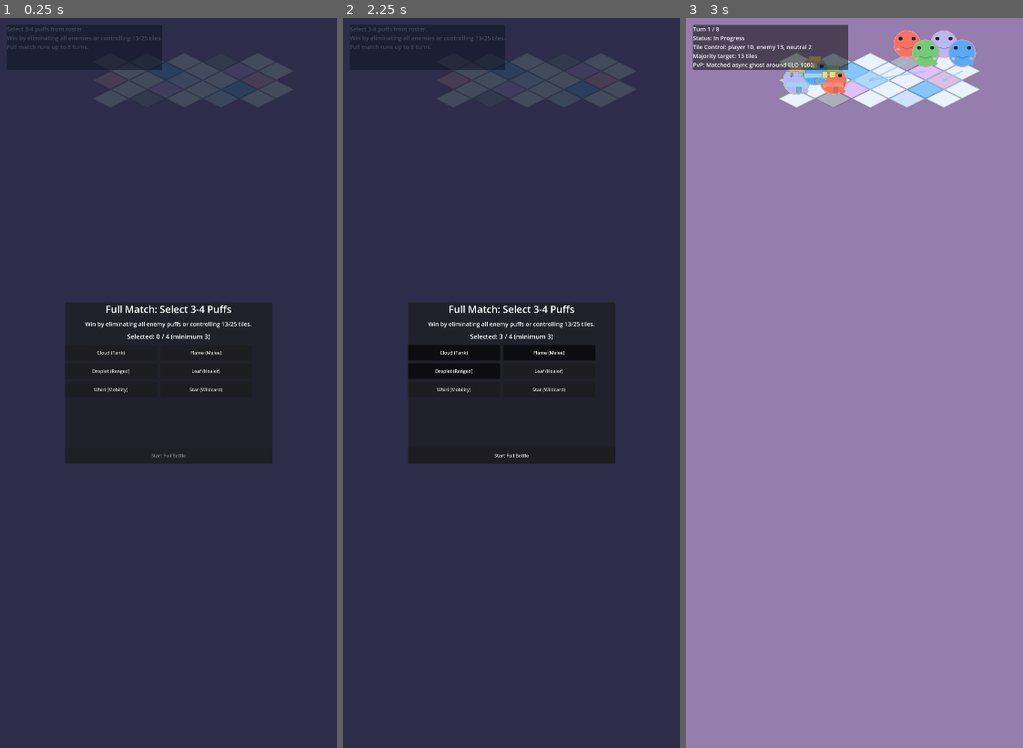
Above: before the commit, frames 1-3 (left to right).
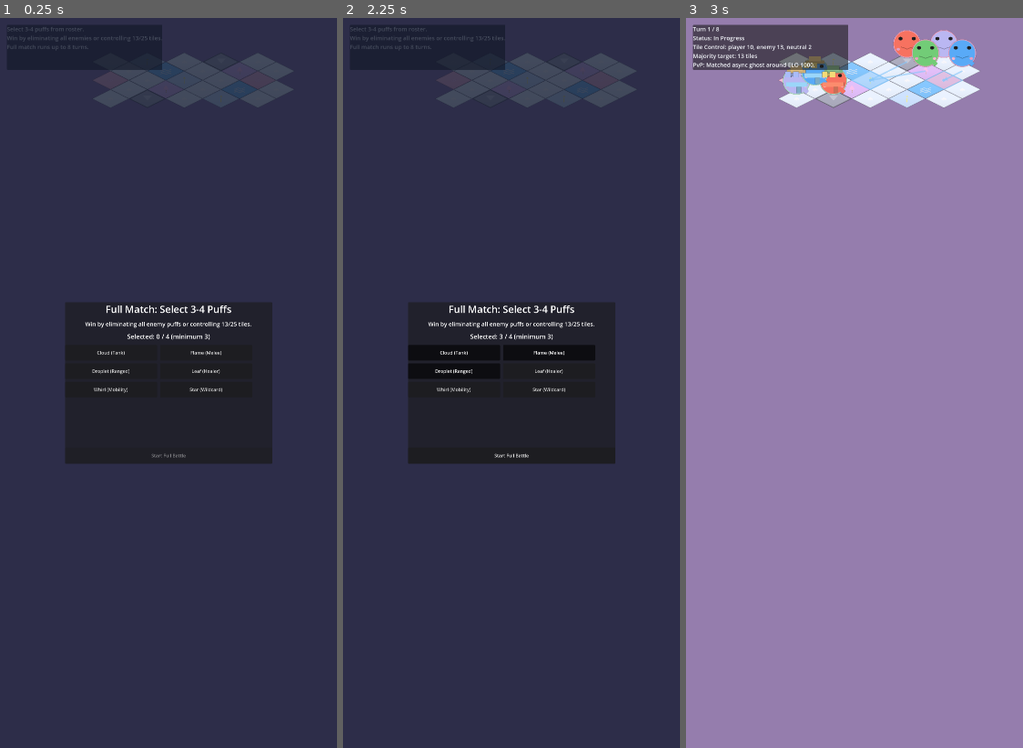
Above: after the commit, the same moments.

Repository: fivestar1103/puff-tactics
Game: Godot game, scene res://src/scenes/battle/FullBattle.tscn
Two runs of this game, one before a commit and one after it. Both use one fixed random seed, a clock stepped at 60 frames per second and the inputs below. This scene is started directly instead of the project's main scene.
Inputs:
- Up to frame 1 (0.25 s): no input
- Up to frame 2 (2.25 s): click "Cloud (Tank)" at 0.5 s; click "Flame (Melee)" at 1.25 s; click "Droplet (Ranged)" at 2 s
- Up to frame 3 (3 s): click "Start Full Battle" at 2.75 s

The runs differ from the first frame. In frame 1, less than 0.1% of the frame differs, in the area x 54-66%, y 8-12%; in frame 2, less than 0.1%; in frame 3, less than 0.1%, in the area x 27-88%, y 4-13%.

Commit message:
feat(US-023): Isometric tilemap terrain indicator symbols

Diff:
--- a/ralph/prd.json
+++ b/ralph/prd.json
@@ -447,8 +447,8 @@
         "All .gd scripts have no syntax errors"
       ],
       "priority": 23,
-      "passes": false,
-      "notes": "",
+      "passes": true,
+      "notes": "Updated src/scripts/core/battle_map.gd to add gradient shading in tile diamonds and per-terrain center pixel-art symbols (cloud puff, high-cloud upward arrow, cotton-candy swirl, puddle wavy lines, cliff downward triangle, mushroom silhouette). Cliff tiles now use a darker, thicker border threshold for danger emphasis.",
       "dependsOn": ["US-021"]
     },
     {
--- a/src/scripts/core/battle_map.gd
+++ b/src/scripts/core/battle_map.gd
@@ -190,15 +190,22 @@
 	for terrain_index in TERRAIN_TYPES.size():
 		var terrain_type: String = TERRAIN_TYPES[terrain_index]
 		var terrain_color: Color = TERRAIN_COLORS[terrain_type]
-		_draw_isometric_diamond(image, terrain_index * TILE_PIXEL_SIZE.x, terrain_color)
+		_draw_isometric_diamond(image, terrain_index * TILE_PIXEL_SIZE.x, terrain_color, terrain_type)
 
 	return ImageTexture.create_from_image(image)
 
 
-func _draw_isometric_diamond(image: Image, offset_x: int, fill_color: Color) -> void:
+
+func _draw_isometric_diamond(image: Image, offset_x: int, fill_color: Color, terrain_type: String) -> void:
+	var light_tint: Color = fill_color.lerp(Color(1.0, 1.0, 1.0, 1.0), 0.2)
+	var dark_tint: Color = fill_color.lerp(Color(0.0, 0.0, 0.0, 1.0), 0.2)
 	var half_width: float = float(TILE_PIXEL_SIZE.x) * 0.5
 	var half_height: float = float(TILE_PIXEL_SIZE.y) * 0.5
-	var border_color: Color = fill_color.darkened(0.2)
+	var border_limit: float = 0.96
+	var border_darkness: float = 0.22
+	if terrain_type == "cliff":
+		border_limit = 0.90
+		border_darkness = 0.35
 
 	for y in TILE_PIXEL_SIZE.y:
 		for x in TILE_PIXEL_SIZE.x:
@@ -206,8 +213,132 @@
 			var normalized_y: float = absf((float(y) + 0.5 - half_height) / half_height)
 			var distance_to_center: float = normalized_x + normalized_y
 			if distance_to_center <= 1.0:
-				var pixel_color: Color = fill_color if distance_to_center <= 0.9 else border_color
-				image.set_pixel(offset_x + x, y, pixel_color)
+				var gradient_t: float = float(y) / float(TILE_PIXEL_SIZE.y - 1)
+				var tile_color: Color = fill_color
+				if gradient_t < 0.5:
+					tile_color = fill_color.lerp(light_tint, (0.5 - gradient_t) * 0.35)
+				else:
+					tile_color = fill_color.lerp(dark_tint, (gradient_t - 0.5) * 0.35)
+
+				if distance_to_center > border_limit:
+					tile_color = tile_color.darkened(border_darkness)
+
+				image.set_pixel(offset_x + x, y, tile_color)
+
+	_draw_terrain_symbol(image, offset_x, terrain_type, fill_color)
+
+
+func _draw_terrain_symbol(image: Image, offset_x: int, terrain_type: String, fill_color: Color) -> void:
+	var center_x: int = offset_x + int(TILE_PIXEL_SIZE.x / 2)
+	var center_y: int = int(TILE_PIXEL_SIZE.y / 2)
+
+	match terrain_type:
+		"cloud":
+			_draw_cloud_symbol(image, center_x, center_y)
+		"high_cloud":
+			_draw_high_cloud_symbol(image, center_x, center_y)
+		"cotton_candy":
+			_draw_cotton_candy_symbol(image, center_x, center_y)
+		"puddle":
+			_draw_puddle_symbol(image, center_x, center_y)
+		"cliff":
+			_draw_cliff_symbol(image, center_x, center_y, fill_color)
+		"mushroom":
+			_draw_mushroom_symbol(image, center_x, center_y)
+		_:
+			pass
+
+
+func _set_terrain_pixel(image: Image, x: int, y: int, color: Color) -> void:
+	if x < 0 or y < 0:
+		return
+	if x >= image.get_width() or y >= image.get_height():
+		return
+	image.set_pixel(x, y, color)
+
+
+func _draw_disk(image: Image, center_x: int, center_y: int, radius: int, color: Color) -> void:
+	var radius_squared: int = radius * radius
+	for local_y in range(-radius, radius + 1):
+		for local_x in range(-radius, radius + 1):
+			if local_x * local_x + local_y * local_y <= radius_squared:
+				_set_terrain_pixel(image, center_x + local_x, center_y + local_y, color)
+
+
+func _draw_cloud_symbol(image: Image, center_x: int, center_y: int) -> void:
+	var color: Color = Color(1.0, 1.0, 1.0, 0.94)
+	_draw_disk(image, center_x, center_y - 2, 4, color)
+	_draw_disk(image, center_x - 6, center_y + 1, 3, color)
+	_draw_disk(image, center_x + 6, center_y + 1, 3, color)
+	_draw_disk(image, center_x - 1, center_y + 4, 2, color)
+	_set_terrain_pixel(image, center_x + 2, center_y - 5, Color(1.0, 1.0, 1.0, 0.85))
+
+
+func _draw_high_cloud_symbol(image: Image, center_x: int, center_y: int) -> void:
+	var color: Color = Color(1.0, 0.95, 0.5, 0.95)
+	var base_x: int = center_x - 1
+	var base_y: int = center_y + 11
+	for local_y in range(14):
+		var y: int = base_y - local_y
+		_set_terrain_pixel(image, base_x, y, color)
+		_set_terrain_pixel(image, base_x + 1, y, color)
+
+	for row in range(0, 5):
+		for column in range(-4, 5):
+			if abs(column) + row <= 4:
+				_set_terrain_pixel(image, center_x + column, center_y - 7 - row, color)
+
+
+func _draw_cotton_candy_symbol(image: Image, center_x: int, center_y: int) -> void:
+	var color: Color = Color(1.0, 0.8, 0.95, 0.95)
+	for i in range(48):
+		var t: float = float(i) / 47.0
+		var angle: float = t * 6.28318 * 2.0
+		var radius: float = t * 13.0
+		var px: int = center_x + int(radius * cos(angle))
+		var py: int = center_y + int(radius * sin(angle) * 0.6)
+		_set_terrain_pixel(image, px, py, color)
+		_set_terrain_pixel(image, px + 1, py, color)
+		if i % 3 == 0:
+			_set_terrain_pixel(image, px - 1, py + 1, Color(1.0, 0.73, 0.93, 0.75))
+
+
+func _draw_puddle_symbol(image: Image, center_x: int, center_y: int) -> void:
+	var color: Color = Color(0.95, 1.0, 1.0, 0.95)
+	for line in range(3):
+		var line_y: int = center_y - 4 + line * 6
+		for x in range(-18, 19):
+			var wave: int = int(round(sin(float(x) / 3.4 + float(line) * 0.7) * 2.0))
+			_set_terrain_pixel(image, center_x + x, line_y + wave, color)
+			_set_terrain_pixel(image, center_x + x, line_y + wave + 1, Color(color.r, color.g, color.b, 0.65))
+
+
+func _draw_cliff_symbol(image: Image, center_x: int, center_y: int, fill_color: Color) -> void:
+	var symbol_color: Color = fill_color.lerp(Color(1.0, 1.0, 1.0, 1.0), 0.3)
+	var start_y: int = center_y - 11
+	var total_rows: int = 16
+	for row in range(total_rows):
+		var progress: float = float(row) / float(total_rows - 1)
+		var half_width: int = int(lerp(15.0, 2.0, progress))
+		var row_y: int = start_y + row
+		for dx in range(-half_width, half_width + 1):
+			_set_terrain_pixel(image, center_x + dx, row_y, symbol_color)
+
+	_set_terrain_pixel(image, center_x, start_y + total_rows - 1, symbol_color.lerp(Color(0.0, 0.0, 0.0, 1.0), 0.5))
+
+
+func _draw_mushroom_symbol(image: Image, center_x: int, center_y: int) -> void:
+	var cap_color: Color = Color(1.0, 0.78, 0.95, 0.95)
+	var stem_color: Color = Color(0.88, 0.72, 0.46, 0.95)
+	for local_y in range(-13, 1):
+		var half_width: int = 9 - int(abs(float(local_y)) * 0.55)
+		for dx in range(-half_width, half_width + 1):
+			_set_terrain_pixel(image, center_x + dx, center_y + local_y, cap_color)
+
+	for stem_y in range(1, 12):
+		_set_terrain_pixel(image, center_x, center_y + stem_y, stem_color)
+		if stem_y % 2 == 0:
+			_set_terrain_pixel(image, center_x + 1, center_y + stem_y, Color(stem_color.r, stem_color.g, stem_color.b, 0.74))
 
 
 func _render_map() -> void:
Not shown, changed: progress.txt
Not shown, changed: AGENTS.md
